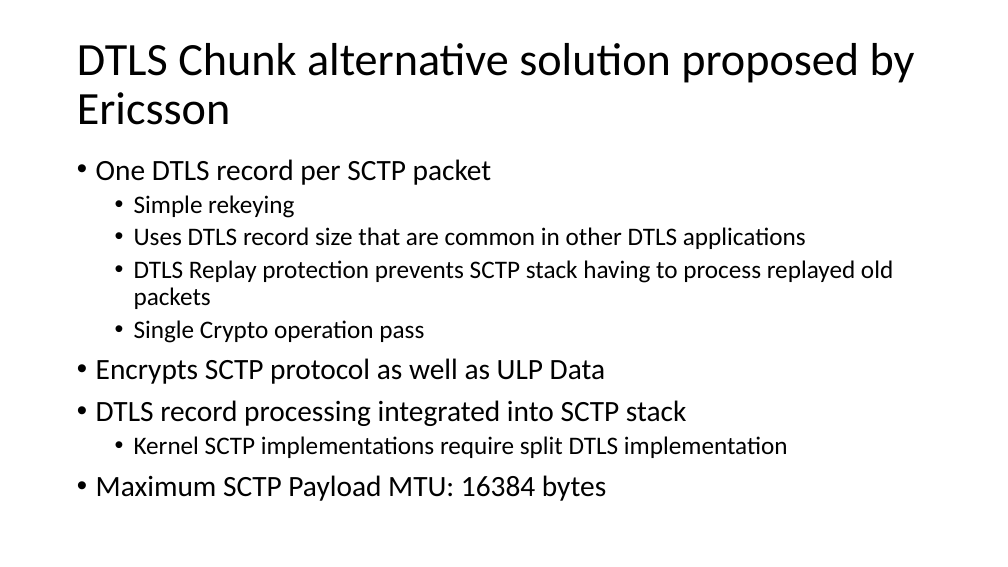
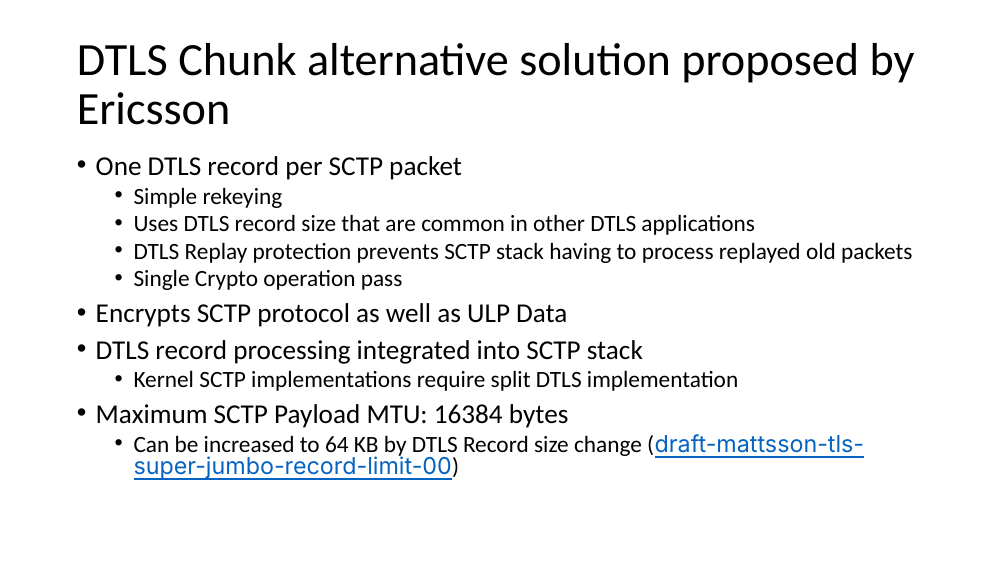
Before and after one commit to sctplab/sctp-dtls-requirements, a slide deck: slide 9 of dtls-for-sctp-design-team-report.pptx. Drawn at 1008x567 pixels with LibreOffice and Linux fonts; fonts in the diff are those of the drawing. Boxes give left, top, right and bottom in pixels: in the first picture for what was removed or moved away, otherwise in the second. Text is boxed around its words. In the diff, an @@ line names an element or a change of style, - is before the commit and + after.

```diff
--- a/dtls-for-sctp-design-team-report.pptx
+++ b/dtls-for-sctp-design-team-report.pptx
@@ text at (x1=96, y1=156, x2=912, y2=428): size 28 to 25.9 pt in "One DTLS record per SCTP packet", "Encrypts SCTP protocol as well as ULP ...", "DTLS record processing integrated into SCTP stack", "Maximum SCTP Payload MTU: 16384 bytes"; size 24 to 22.2 pt in "Simple rekeying", "Uses DTLS record size that are common ...", "DTLS Replay protection prevents SCTP stack having ...", "Single Crypto operation pass" and 1 more places; line spacing 0.9 to 0.8 @@
@@ text at (x1=134, y1=434, x2=864, y2=480): paragraph added @@
+  • Can be increased to 64 KB by DTLS Record size change (draft-mattsson-tls-super-jumbo-record-limit-00)
```
Also in this commit, not shown: 3 other slides changed.
